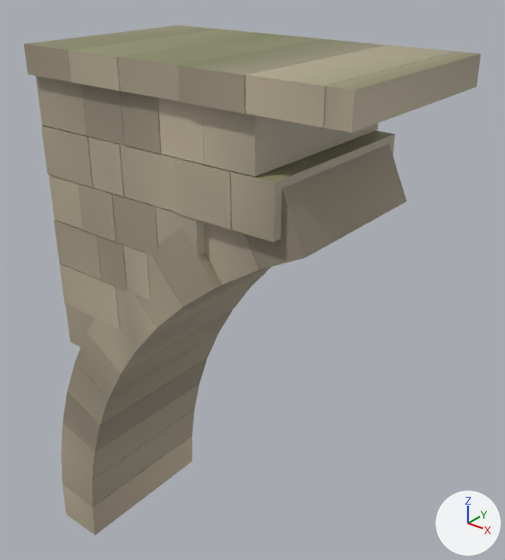
The glTF model assets/models/temple_kit/viaduct_arch_broken_mid.glb, before and after one commit.
Rendered twice from a 50 mm lens placed at (2.5, -21.2, 3.6), pointed at (-16.0, 1.9, -10.7). Lighting does not change. The marker at lower right points along +X, +Y and +Z. The first picture is the older version. Vertices at exactly the same position are counted once.

Objects in the first picture: 'viaduct_arch_broken_mid'.
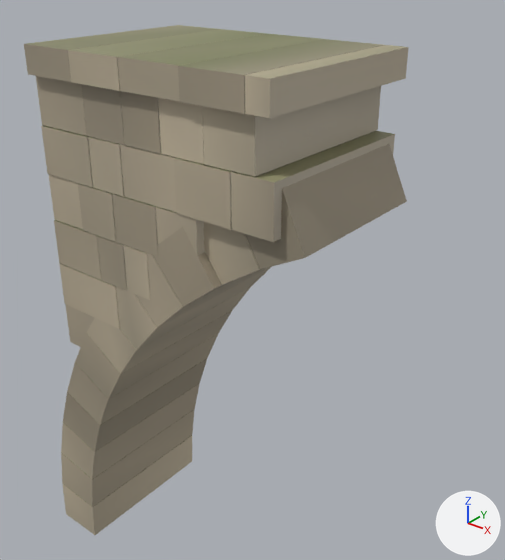
Changed parts and their boxes [x1, y1, x2, y2] in the pictures (505 x 560 px; the box of a moved part takes in the faces that stretch with it):
'viaduct_arch_broken_mid', reshaped (16% narrower): before [24, 25, 481, 535]; after [24, 25, 409, 535]
part 1 of me_viaduct_arch_broken_mid, deleted: before [324, 51, 481, 133]
part 2 of me_viaduct_arch_broken_mid, moved or reshaped: before [245, 45, 456, 127]; after [245, 45, 409, 118]

The edits, one by one:
me_viaduct_arch_broken_mid is used by ob_viaduct_arch_broken_mid; location (0.0, 0.0, 0.0).
Verts and faces of me_viaduct_arch_broken_mid; kept vertices keep their numbers, new ones are numbered from 296.
Before the commit, vertices of me_viaduct_arch_broken_mid: 284 (-8.4, -4.4, -1.2) at pixel (323, 127), 285 (-8.4, -4.4, 0.0) at pixel (324, 85), 286 (-8.4, 4.3, -1.2), 287 (-8.4, 4.3, 0.0) at pixel (455, 51).
me_viaduct_arch_broken_mid had 296 vertices, 432 faces and spanned x -25.2..-7.5, y -4.4..4.4, z -26.4..0.0.
me_viaduct_arch_broken_mid now has 288 vertices, 422 faces and spans x -25.2..-9.4, y -4.4..4.4, z -26.4..0.0.
me_viaduct_arch_broken_mid part 1: the loose piece of 8 vertices spanning x -8.4..-7.5, y -4.3..4.4, z -1.2..0.0 is deleted.
Part 2, on me_viaduct_arch_broken_mid:
Vertices 284 to 287 move by (-1.9, 0.0, 0.0).
